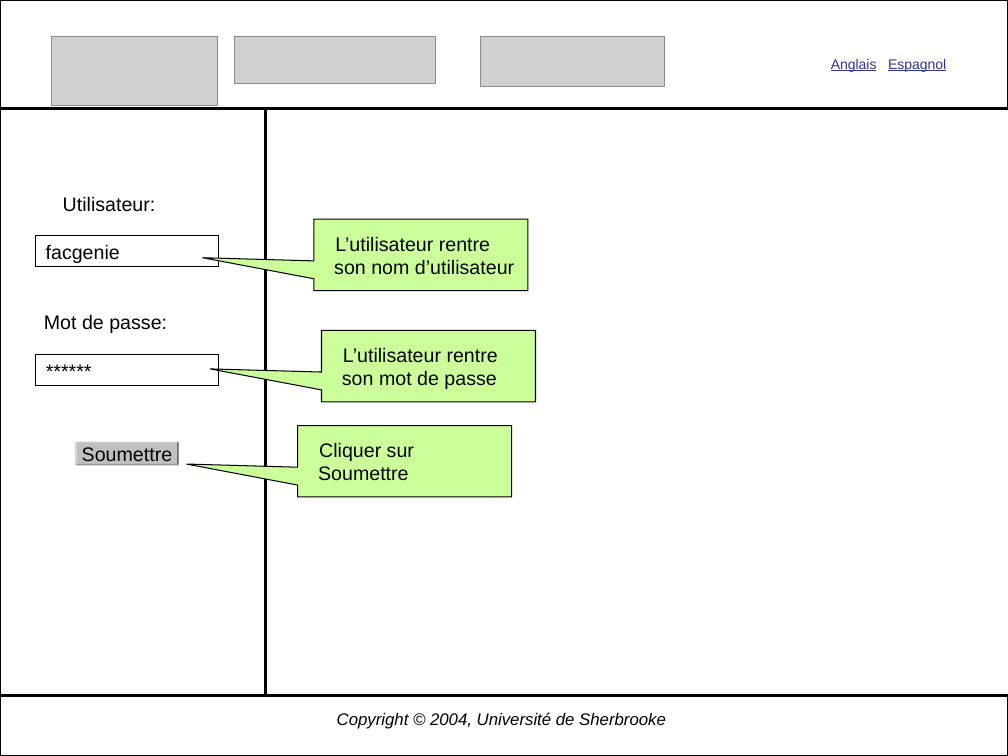
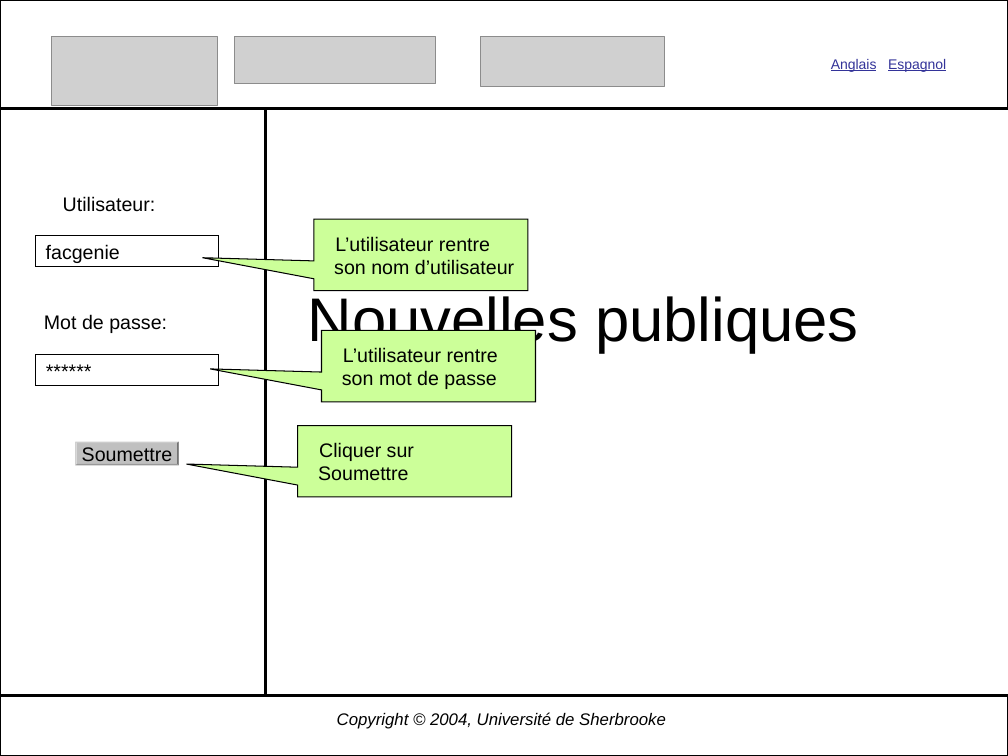
Before and after one commit to gonr1001/diamant, a slide deck: slide 7 of Diamant2.0/Conception/CreationGrille--2.ppt. Drawn at 1008x756 pixels with LibreOffice and Linux fonts; fonts in the diff are those of the drawing; grey boxes stand for pictures. Boxes give left, top, right and bottom in pixels: in the first picture for what was removed or moved away, otherwise in the second. Text is boxed around its words. In the diff, an @@ line names an element or a change of style, - is before the commit and + after.

```diff
--- a/Diamant2.0/Conception/CreationGrille--2.ppt
+++ b/Diamant2.0/Conception/CreationGrille--2.ppt
@@ text added at box(308, 296, 859, 353), 44 pt, text #000000 @@
+Nouvelles publiques
```
Also in this commit, not shown: 2 other slides changed, 9 slides added.
